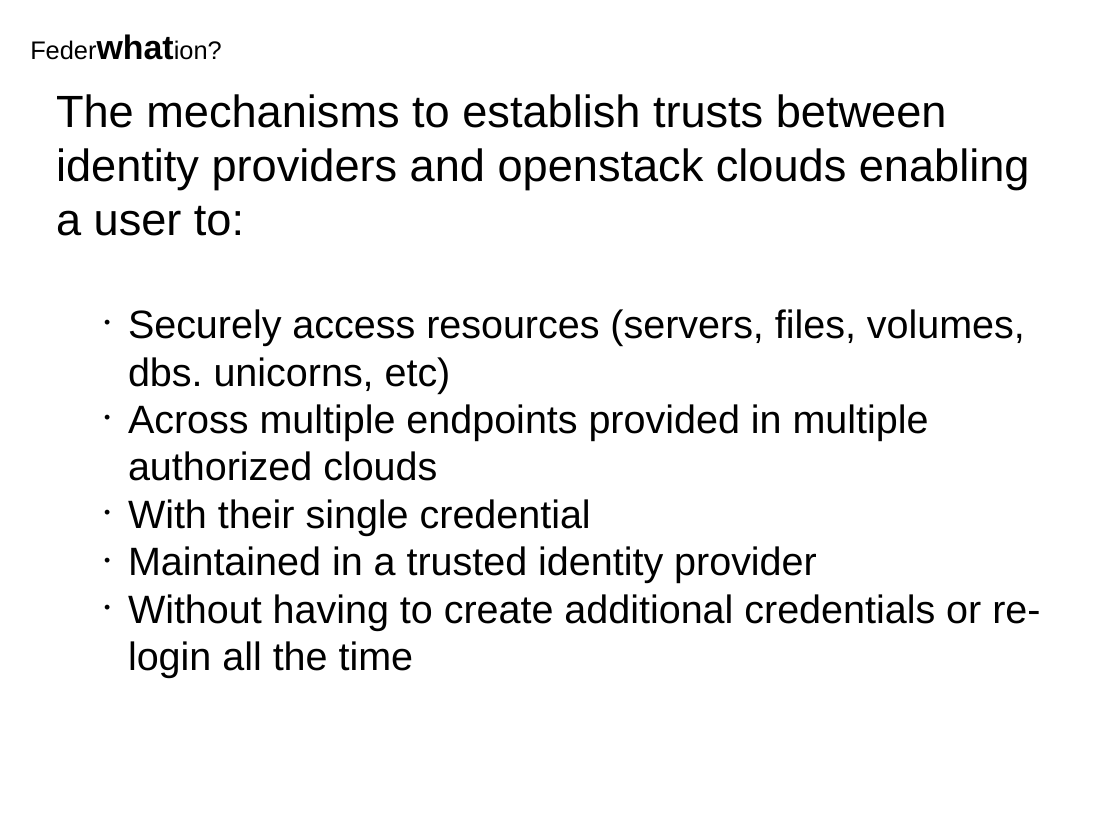
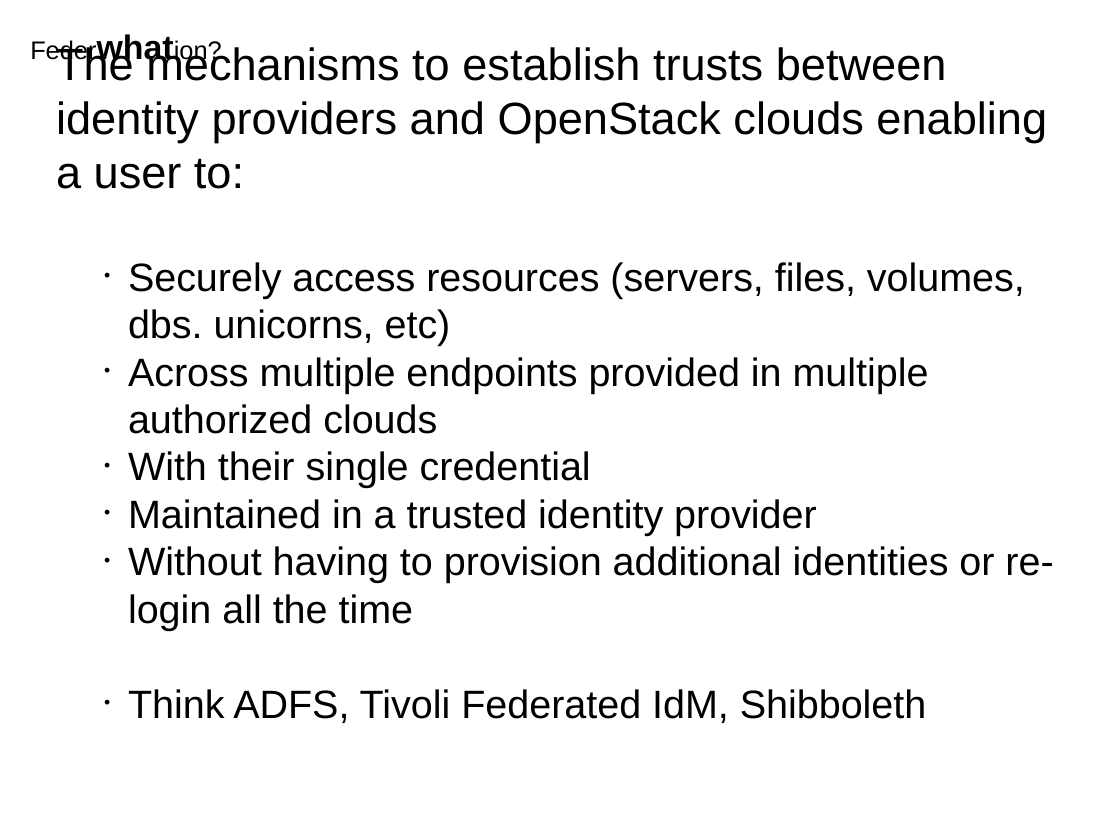
Before and after one commit to joesavak/OpenStackFederation, a slide deck: slide 3 of os-federation.odp. Drawn at 1120x840 pixels with LibreOffice and Linux fonts; fonts in the diff are those of the drawing. Boxes give left, top, right and bottom in pixels: in the first picture for what was removed or moved away, otherwise in the second. Text is boxed around its words. In the diff, an @@ line names an element or a change of style, - is before the commit and + after.

```diff
--- a/os-federation.odp
+++ b/os-federation.odp
@@ text at (56, 44, 1047, 189): text changed @@
-The mechanisms to establish trusts between identity providers and openstack clouds enabling a user to:
+The mechanisms to establish trusts between identity providers and OpenStack clouds enabling a user to:
@@ text "The mechanisms to establish trusts ...": place and size @@
-text "The mechanisms to establish trusts ..." at (56, 94, 1040, 678)
+text "The mechanisms to establish trusts ..." at (56, 44, 1053, 723)
@@ text at (128, 546, 1053, 723): text changed @@
-    • Without having to create additional credentials or re-login all the time
+    • Without having to provision additional identities or re-login all the time
+    • Think ADFS, Tivoli Federated IdM, Shibboleth
```
Also in this commit, not shown: 5 other slides changed, 1 slide added.
